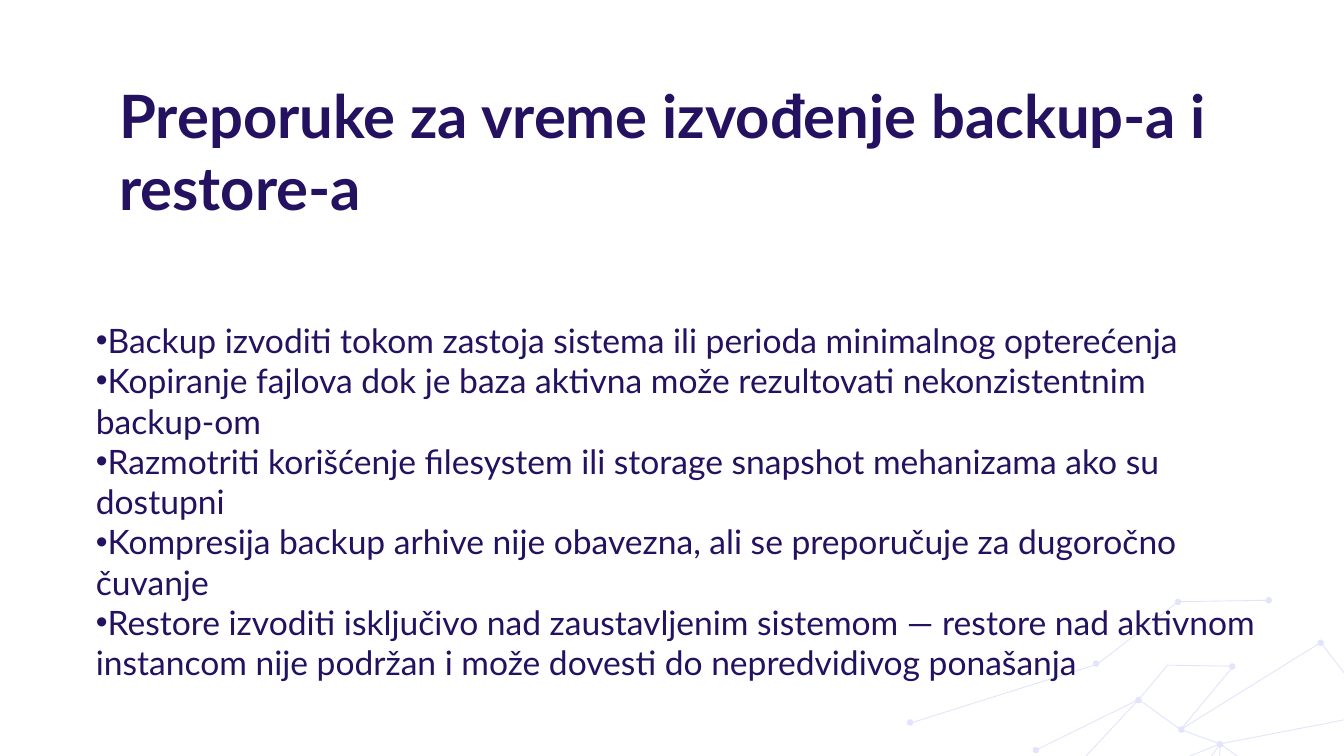
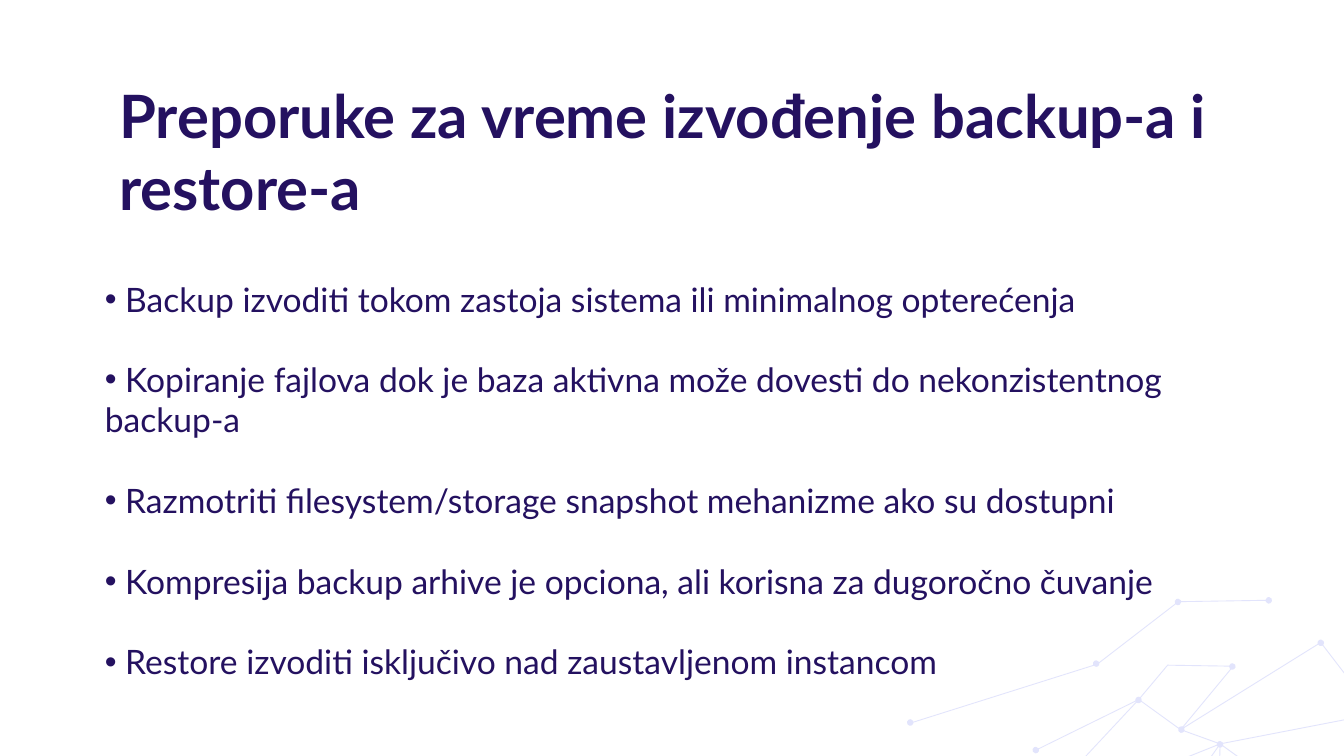
Before and after one commit to anitagolubovic/Backup_restore_InfluxDB_3_Core, a slide deck: slide 12 of Backup_restore.pptx (slide 13 before the commit). Drawn at 1344x756 pixels with LibreOffice and Linux fonts; fonts in the diff are those of the drawing; background and template pictures are left out. Boxes give left, top, right and bottom in pixels: in the first picture for what was removed or moved away, otherwise in the second. Text is boxed around its words. In the diff, an @@ line names an element or a change of style, - is before the commit and + after.

Commit message:
fix: presentation

```diff
--- a/Backup_restore.pptx
+++ b/Backup_restore.pptx
@@ subtitle at (105, 287, 1162, 680): text changed @@
-• Backup izvoditi tokom zastoja sistema ili perioda minimalnog opterećenja
-• Kopiranje fajlova dok je baza aktivna može rezultovati nekonzistentnim backup-om
-• Razmotriti korišćenje filesystem ili storage snapshot mehanizama ako su dostupni
-• Kompresija backup arhive nije obavezna, ali se preporučuje za dugoročno čuvanje
-• Restore izvoditi isključivo nad zaustavljenim sistemom — restore nad aktivnom instancom nije podržan i može dovesti do nepredvidivog ponašanja
+• Backup izvoditi tokom zastoja sistema ili minimalnog opterećenja
+• Kopiranje fajlova dok je baza aktivna može dovesti do nekonzistentnog backup-a
+• Razmotriti filesystem/storage snapshot mehanizme ako su dostupni
+• Kompresija backup arhive je opciona, ali korisna za dugoročno čuvanje
+• Restore izvoditi isključivo nad zaustavljenom instancom
```
Also in this commit, not shown: 5 other slides changed, 1 slide added, 2 slides removed.
